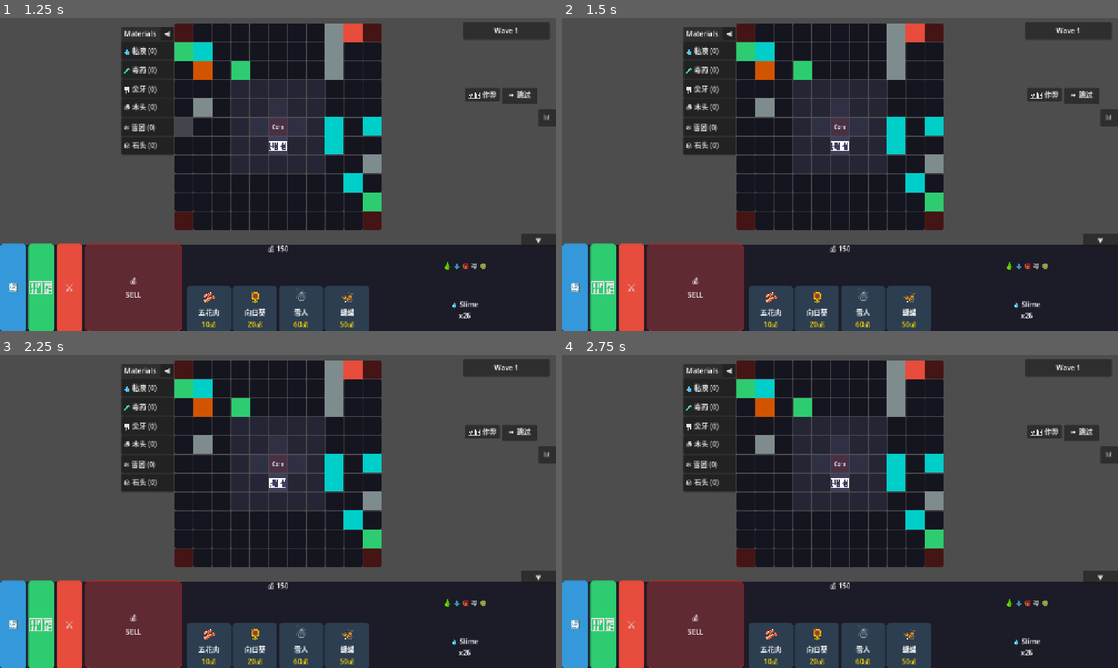
Above: before the commit, frames 1-4 (two rows, left to right).
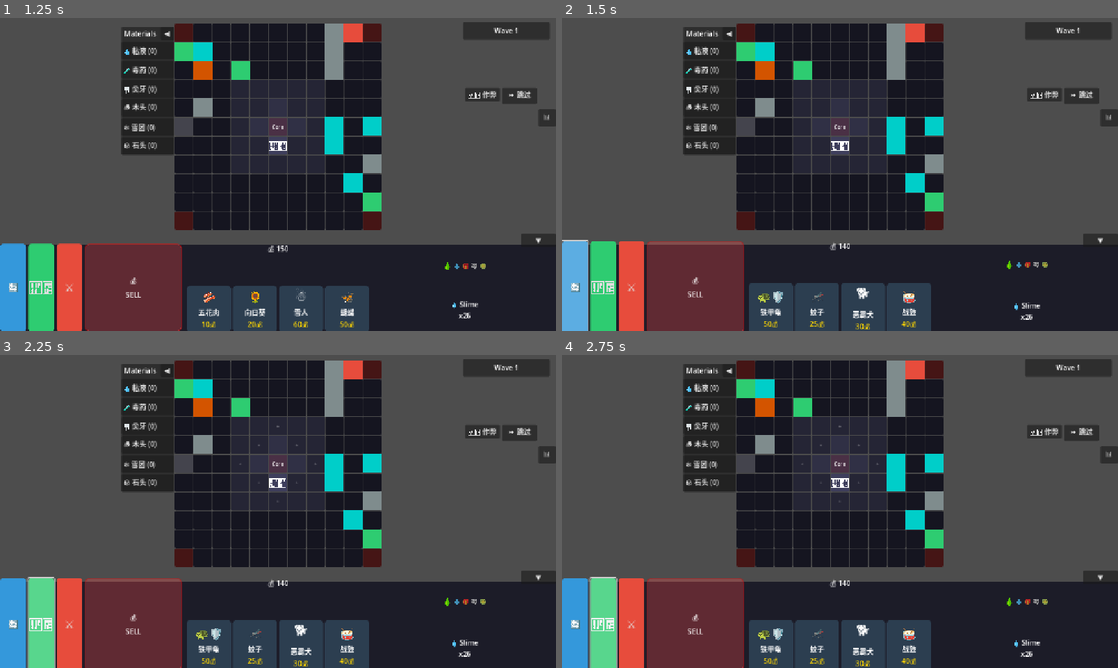
Above: after the commit, the same moments.

Repository: seekerzz/tower-html
Game: Godot game, scene res://src/Scenes/Game/MainGame.tscn
Same seed, same stepped clock (60 frames per second), same inputs: the game is played once before the commit and once after it. The project has no main scene, so this scene is started directly.
Inputs (mouse positions are in pixels of both pictures, inside the frame that each line leads up to):
- Up to frame 1 (1.25 s): tap Enter at 0.5 s; drag from (183, 30) to (183, 127) at 0.52 s
- Up to frame 2 (1.5 s): click "🔄" at 1.25 s
- Up to frame 3 (2.25 s): click "🏗️" at 2 s
- Up to frame 4 (2.75 s): no input

Frame 1 is identical in both runs. In frame 2, 3.0% of the frame differs, in the area x 0-88%, y 32-100%; in frame 3, 3.1%, in the area x 0-88%, y 22-100%; in frame 4, 3.1%.

Commit message:
Refactor UI Layout: SkillBar Grid, Artifacts Top-Left, Shop Fixes
- SkillBar: Use GridContainer (columns=2) to wrap skills. Max 2 per row, expanding upwards.
- ArtifactsPanel: Move to Top-Left (below resources), use GridContainer (columns=5).
- MainGUI: Adjust LeftSidebar spacing and mouse filters to prevent Shop blocking.
- Shop: Ensure interaction works by adjusting overlays.
- General: Align styling and layout logic.

Diff:
--- a/src/Scenes/UI/MainGUI.tscn
+++ b/src/Scenes/UI/MainGUI.tscn
@@ -77,6 +77,9 @@
 horizontal_alignment = 1
 vertical_alignment = 1
 
+[node name="ArtifactsPanel" parent="TopLeftPanel" instance=ExtResource("4_artifacts")]
+layout_mode = 2
+
 [node name="LeftSidebar" type="VBoxContainer" parent="."]
 custom_minimum_size = Vector2(260, 0)
 layout_mode = 1
@@ -88,17 +91,17 @@
 offset_right = 270.0
 offset_bottom = -10.0
 grow_vertical = 0
-theme_override_constants/separation = 5
+mouse_filter = 2
+theme_override_constants/separation = 30
 alignment = 2
 
-[node name="ArtifactsPanel" parent="LeftSidebar" instance=ExtResource("4_artifacts")]
-layout_mode = 2
-
 [node name="SkillBar" parent="LeftSidebar" instance=ExtResource("2_skillbar")]
 layout_mode = 2
+mouse_filter = 2
 
 [node name="EnemyProgressBar" parent="LeftSidebar" instance=ExtResource("3_enemybar")]
 layout_mode = 2
+mouse_filter = 2
 
 [node name="Panel" type="Panel" parent="."]
 layout_mode = 0
--- a/src/Scenes/UI/SkillBar.tscn
+++ b/src/Scenes/UI/SkillBar.tscn
@@ -13,8 +13,9 @@
 layout_mode = 2
 size_flags_horizontal = 3
 
-[node name="HBoxContainer" type="HBoxContainer" parent="PanelContainer"]
+[node name="GridContainer" type="GridContainer" parent="PanelContainer"]
 layout_mode = 2
 size_flags_horizontal = 3
-theme_override_constants/separation = 10
-alignment = 1
+theme_override_constants/h_separation = 10
+theme_override_constants/v_separation = 10
+columns = 2
--- a/src/Scripts/UI/ArtifactsPanel.gd
+++ b/src/Scripts/UI/ArtifactsPanel.gd
@@ -1,12 +1,14 @@
 extends MarginContainer
 
-var artifacts_container: HBoxContainer
+var artifacts_container: GridContainer
 
 func _ready():
 	# Create internal container
-	artifacts_container = HBoxContainer.new()
+	artifacts_container = GridContainer.new()
+	artifacts_container.columns = 5
 	add_child(artifacts_container)
-	artifacts_container.add_theme_constant_override("separation", 5)
+	artifacts_container.add_theme_constant_override("h_separation", 5)
+	artifacts_container.add_theme_constant_override("v_separation", 5)
 
 	# Connect to RewardManager
 	var rm = GameManager.get("reward_manager")
--- a/src/Scripts/UI/SkillBar.gd
+++ b/src/Scripts/UI/SkillBar.gd
@@ -1,13 +1,14 @@
 extends Control
 
-@onready var container = $PanelContainer/HBoxContainer
+@onready var container = $PanelContainer/GridContainer
 
 var skill_units = []
 
 func _ready():
 	# Ensure the container is set up correctly
 	if container:
-		container.add_theme_constant_override("separation", 10)
+		container.add_theme_constant_override("h_separation", 10)
+		container.add_theme_constant_override("v_separation", 10)
 		var parent = container.get_parent()
 		if parent is PanelContainer:
 			var style = StyleBoxEmpty.new()
@@ -40,8 +41,26 @@
 			units_with_skills.append(tile.unit)
 
 	# Create Cards
-	var hotkeys = ["Q", "W", "E", "R"]
-	for i in range(min(units_with_skills.size(), 4)):
+	var hotkeys = ["Q", "W", "E", "R", "D", "F"] # Extended hotkeys
+	# User wants "more skills -> new row above".
+	# GridContainer adds rows below.
+	# If we want visual "new row above", we might need to change child order or layout logic.
+	# But VBoxContainer holding SkillBar (in LeftSidebar) aligns to Bottom.
+	# If SkillBar grows (Grid adds rows), the whole SkillBar grows upwards because of VBox alignment.
+	# So standard Grid append is fine:
+	# Row 1: Skill 1, Skill 2
+	# Row 2: Skill 3, Skill 4 (appears below Row 1)
+	# Since Sidebar is Bottom-aligned:
+	# [Artifacts/Resource]
+	# ...
+	# [Row 1]
+	# [Row 2]
+	# [EnemyBar]
+	# This seems standard. User said "expand new row *above*".
+	# If they mean literally new skills appear visually above old skills, I'd need to invert sort or pre-pend?
+	# "Expand upwards" usually refers to the container bounds. I'll stick to standard order.
+
+	for i in range(units_with_skills.size()):
 		var unit = units_with_skills[i]
 		skill_units.append(unit)
 
@@ -75,7 +94,11 @@
 
 		# Hotkey (Top Right)
 		var hotkey_lbl = Label.new()
-		hotkey_lbl.text = hotkeys[i]
+		var key_text = ""
+		if i < hotkeys.size():
+			key_text = hotkeys[i]
+
+		hotkey_lbl.text = key_text
 		hotkey_lbl.add_theme_font_size_override("font_size", 14)
 		hotkey_lbl.add_theme_color_override("font_color", Color.WHITE)
 		hotkey_lbl.set_anchors_preset(Control.PRESET_TOP_RIGHT)
@@ -180,6 +203,8 @@
 			KEY_W: index = 1
 			KEY_E: index = 2
 			KEY_R: index = 3
+			KEY_D: index = 4
+			KEY_F: index = 5
 
 		if index != -1 and index < skill_units.size():
 			_on_skill_btn_pressed(skill_units[index])
